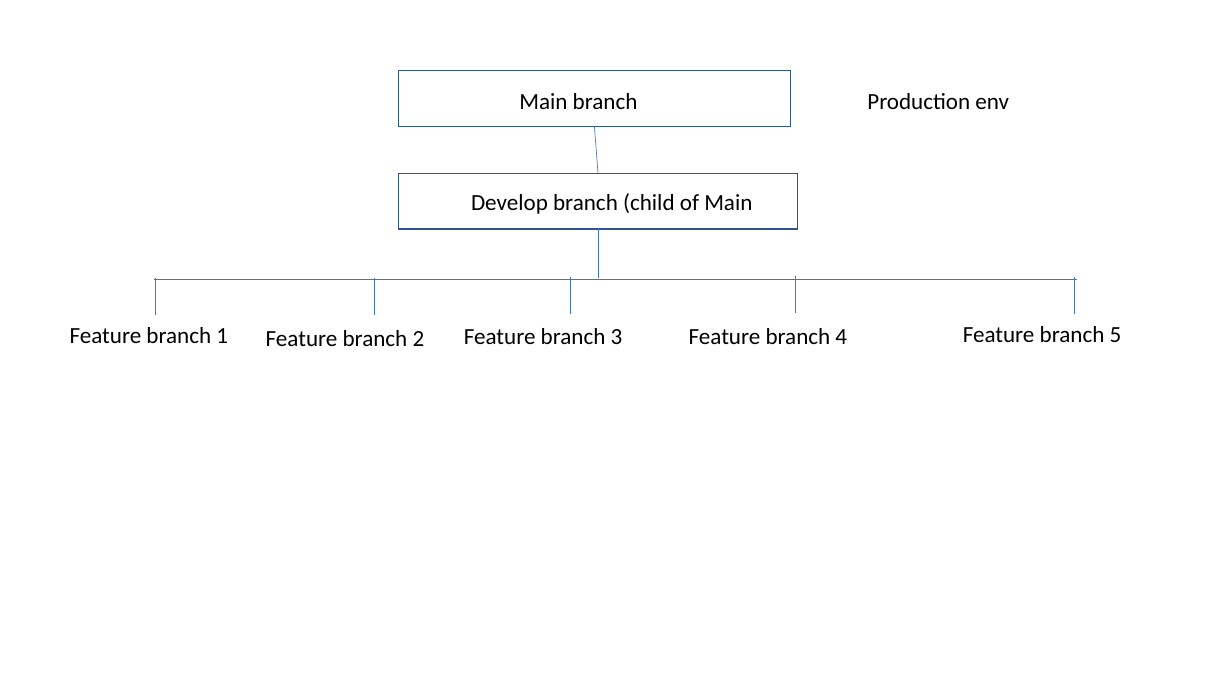
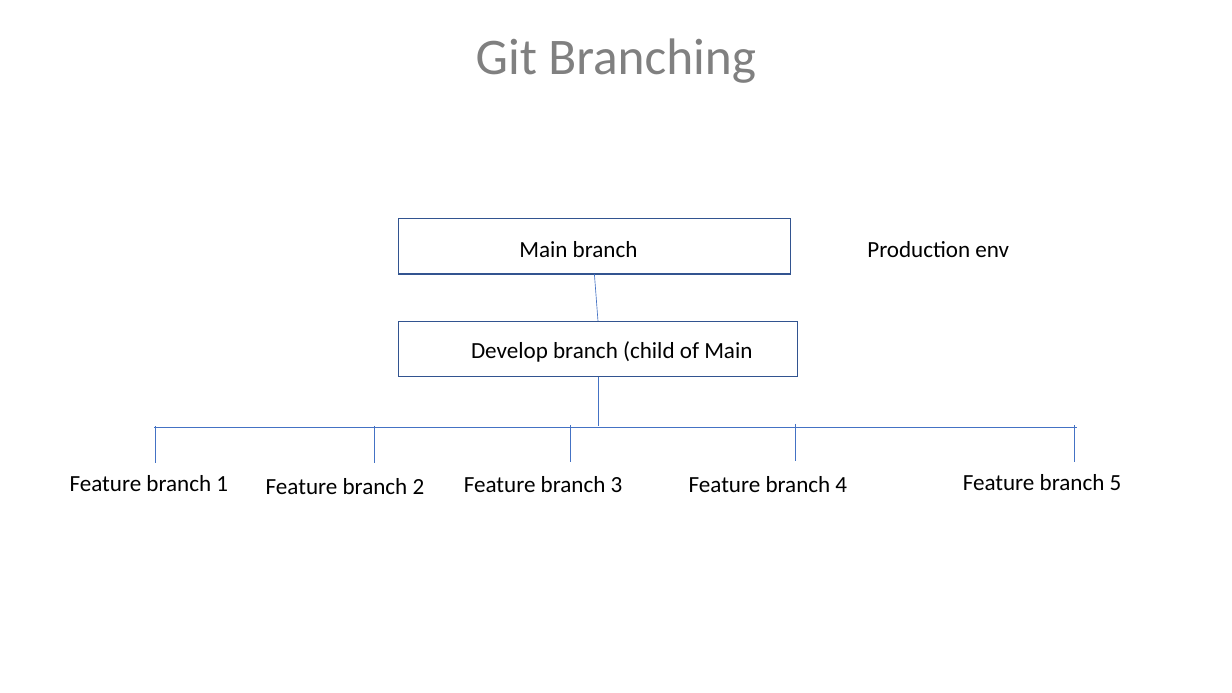
Before and after one commit to VaijinathHarbak/DevOpsDemo, a slide deck: slide 20 of DevOps.pptx (slide 21 before the commit). Drawn at 1232x693 pixels with LibreOffice and Linux fonts; fonts in the diff are those of the drawing. Boxes give left, top, right and bottom in pixels: in the first picture for what was removed or moved away, otherwise in the second. Text is boxed around its words. In the diff, an @@ line names an element or a change of style, - is before the commit and + after.

```diff
--- a/DevOps.pptx
+++ b/DevOps.pptx
@@ text added at [476,38,755,83], 40 pt, text #808080 @@
+Git Branching
@@ line removed from (594, 127) to (598, 174) @@
@@ rectangle: place and size @@
-rectangle at [398,174,798,229]
+rectangle at [398,219,790,274]
@@ line moved from (571, 277) - (571, 314) to (594, 274) - (598, 322) @@
@@ rectangle: place and size @@
-rectangle at [398,71,790,127]
+rectangle at [398,322,798,377]
@@ 8 texts, 6 lines: place and size @@
-8 texts, 6 lines at [70,93,1122,346]
+8 texts, 6 lines at [70,241,1122,494]
@@ line added from (571, 425) to (571, 462), #4472C4 0.5 pt @@
```
Also in this commit, not shown: 1 other slide changed, 3 slides added, 1 other file.
